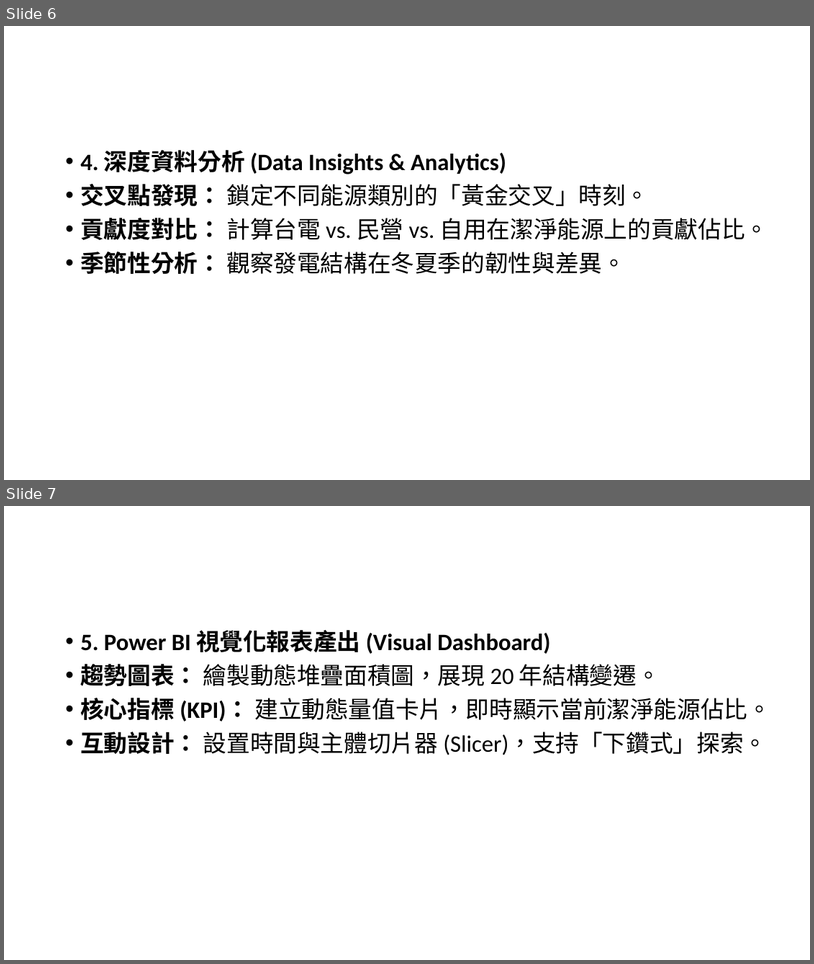
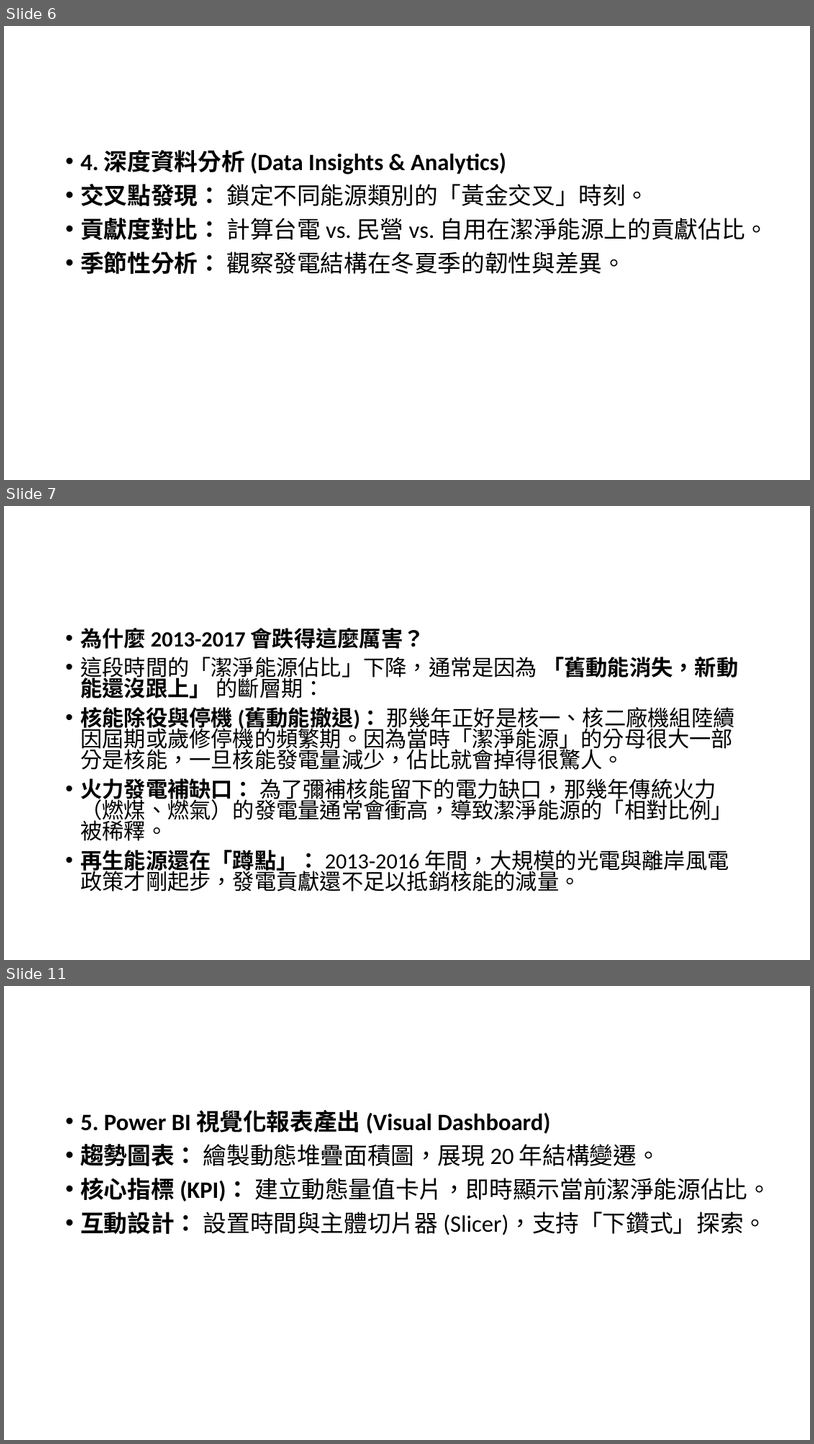
Before and after one commit to ericschu2022-ai/Final_Project, a slide deck: 《誰在推動綠能？——.pptx. Shown one above the other, each under a label of ours: slides 6 and 7 before the commit, slides 6, 7 and 11 after it; the slides between them are not shown. The pictures are 814x964 and 814x1444 pixels, drawn with LibreOffice and Linux fonts; fonts in the diff are those of the drawing. Boxes give left, top, right and bottom in pixels: in the first picture for what was removed or moved away, otherwise in the second. Text is boxed around its words. In the diff, an @@ line names an element or a change of style, - is before the commit and + after.

```diff
--- a/《誰在推動綠能？——.pptx
+++ b/《誰在推動綠能？——.pptx
@@ slide 7 added at [4,506,810,960], background #FFFFFF @@
@@ text added at [80,628,738,891], 25.9 pt, text #000000 @@
+• 為什麼 2013-2017 會跌得這麼厲害？
+• 這段時間的「潔淨能源佔比」下降，通常是因為 「舊動能消失，新動能還沒跟上」 的斷層期：
+• 核能除役與停機 (舊動能撤退)： 那幾年正好是核一、核二廠機組陸續因屆期或歲修停機的頻繁期。因為當時「潔淨能源」的分母很大一部分是核能，一旦核能發電量減少，佔比就會掉得很驚人。
+• 火力發電補缺口： 為了彌補核能留下的電力缺口，那幾年傳統火力（燃煤、燃氣）的發電量通常會衝高，導致潔淨能源的「相對比例」被稀釋。
+• 再生能源還在「蹲點」： 2013-2016 年間，大規模的光電與離岸風電政策才剛起步，發電貢獻還不足以抵銷核能的減量。
@@ what was slide 7 is now slide 11 @@
```
Also in this commit, not shown: 1 slide changed, 3 other slides added, 1 other file.
